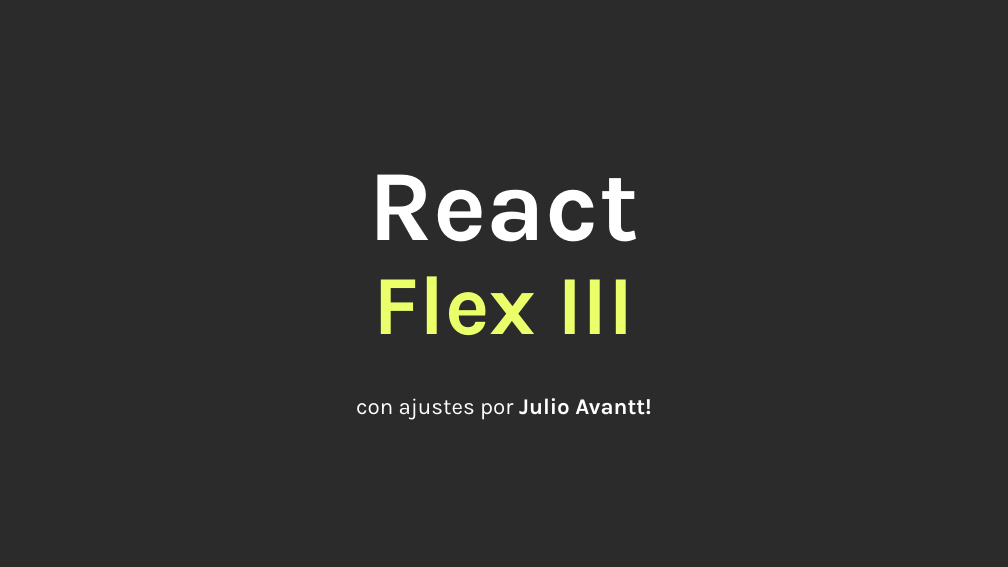
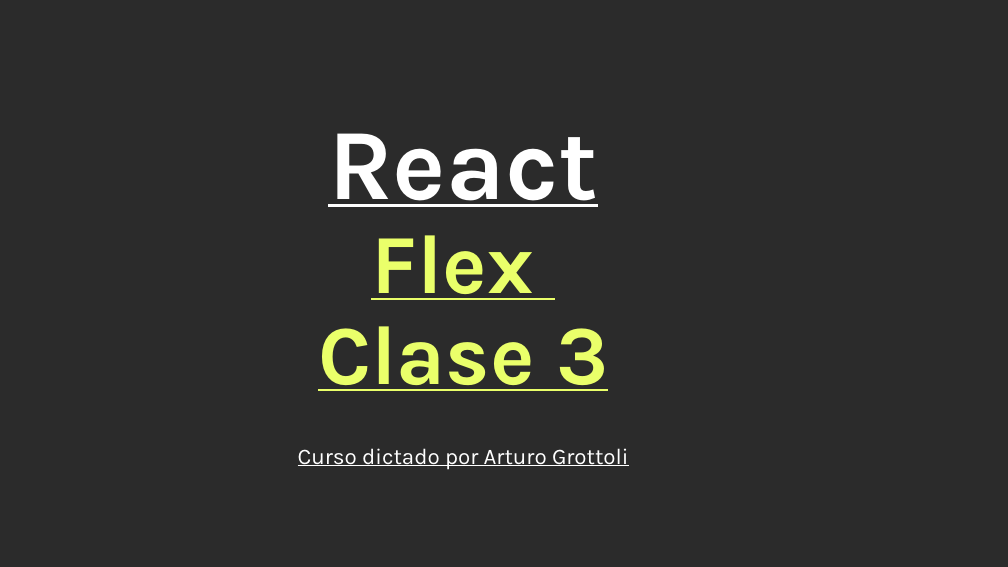
Before and after one commit to Arturogrottoli/Project-React-Js, a slide deck: slide 1 of Clase03/React 3 v.end.pptx. Drawn at 1008x567 pixels with LibreOffice and Linux fonts; fonts in the diff are those of the drawing; background and template pictures are left out; a plain dark background stands for a picture behind light text. Boxes give left, top, right and bottom in pixels: in the first picture for what was removed or moved away, otherwise in the second. Text is boxed around its words. In the diff, an @@ line names an element or a change of style, - is before the commit and + after.

Commit message:
Clase 4a

```diff
--- a/Clase03/React 3 v.end.pptx
+++ b/Clase03/React 3 v.end.pptx
@@ text "React": place and size @@
-text "React" at (356, 174, 651, 420)
+text "React" at (298, 133, 629, 470)
@@ text at (328, 133, 598, 207): underline on in "React" @@
@@ text at (298, 235, 629, 470): text changed; bold off @@
-Flex III
-con ajustes por Julio Avantt!
+Flex
+Clase 3
+Curso dictado por Arturo Grottoli
```
Also in this commit, not shown: 1 slide added, 1 slide removed, 1 other file.
